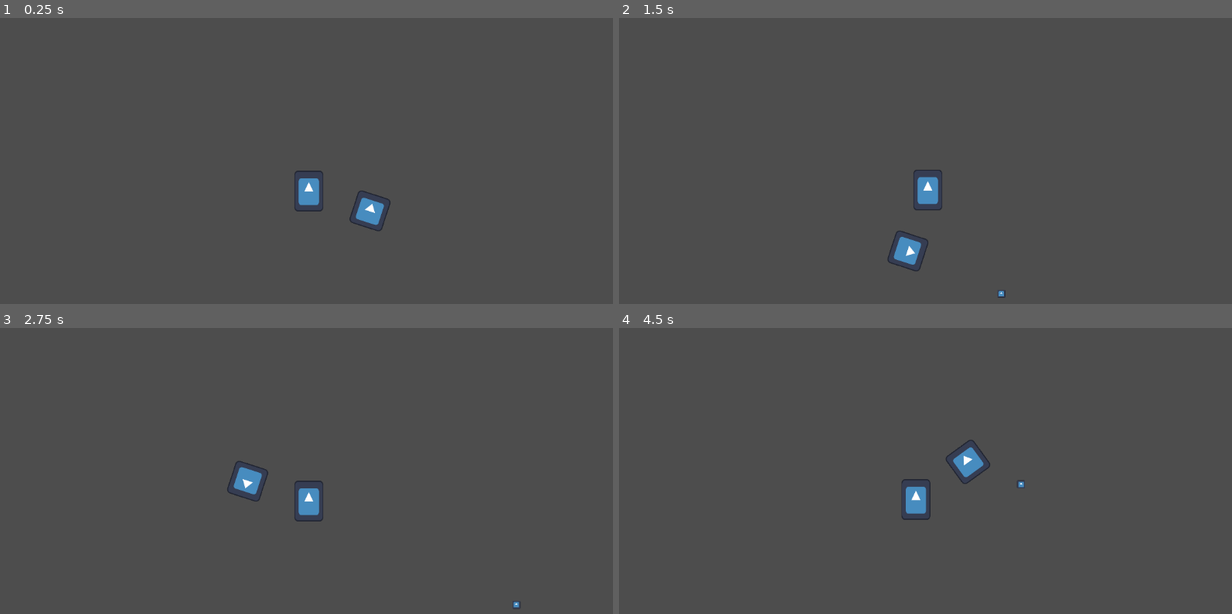
Above: before the commit, frames 1-4 (two rows, left to right).
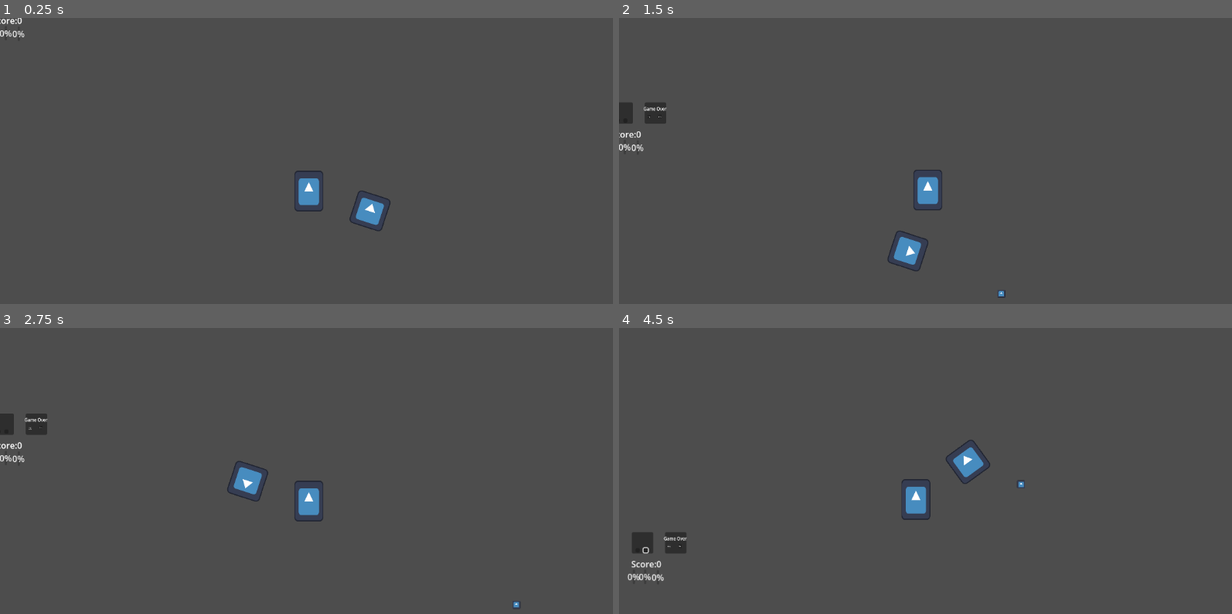
Above: after the commit, the same moments.

Repository: ACristoff/strangecompanion
Game: Godot game, scene res://game/manager.tscn
Same seed, same stepped clock (60 frames per second), same inputs: the game is played once before the commit and once after it. The engine's default icon, where the game draws it, is replaced by a stand-in: a white triangle on a blue panel in a dark square.
Inputs (mouse positions are in pixels of both pictures, inside the frame that each line leads up to):
- Up to frame 1 (0.25 s): no input
- Up to frame 2 (1.5 s): hold Up (ui_up) 0.53-1.25 s; click (649, 100) at 1.25 s, where only the run after the commit has a clickable "Retry"
- Up to frame 3 (2.75 s): click (30, 428) at 2 s, where only the run after the commit has a clickable "Retry"
- Up to frame 4 (4.5 s): click (649, 428) at 2.75 s, where only the run after the commit has a clickable "Retry"; hold Up (ui_up) 3.53-4.28 s; hold Left (ui_left) from 4.28 s (still down)

The runs differ from the first frame. In frame 1, 0.1% of the frame differs, in the area x 0-5%, y 0-7%; in frame 2, 0.5%; in frame 3, 0.5%; in frame 4, 0.6%, in the area x 1-12%, y 71-89%.

Commit message:
Menu scene added

Diff:
--- /dev/null
+++ b/MenuUIScript.gd
@@ -0,0 +1 @@
+extends Control
--- /dev/null
+++ b/game/UI/menu_ui.tscn
@@ -0,0 +1,35 @@
+[gd_scene load_steps=2 format=3 uid="uid://cts2i6hwuhqif"]
+
+[ext_resource type="Script" path="res://MenuUIScript.gd" id="1_podqg"]
+
+[node name="MenuUI" type="Control"]
+layout_mode = 3
+anchors_preset = 0
+offset_right = 40.0
+offset_bottom = 40.0
+script = ExtResource("1_podqg")
+
+[node name="TitleLable" type="Label" parent="."]
+layout_mode = 0
+offset_left = 451.0
+offset_top = -1.0
+offset_right = 539.0
+offset_bottom = 22.0
+text = "Main Menu
+"
+
+[node name="StartButton" type="Button" parent="TitleLable"]
+layout_mode = 0
+offset_left = -17.0
+offset_top = 26.0
+offset_right = -9.0
+offset_bottom = 34.0
+scale = Vector2(6.5374, 3.20379)
+
+[node name="QuitButton" type="Button" parent="TitleLable"]
+layout_mode = 0
+offset_left = 51.0
+offset_top = 24.0
+offset_right = 59.0
+offset_bottom = 32.0
+scale = Vector2(7.31366, 3.19765)
--- a/game/UI/ui_root.tscn
+++ b/game/UI/ui_root.tscn
@@ -15,3 +15,84 @@
 layout_mode = 0
 offset_right = 40.0
 offset_bottom = 23.0
+text = "Score:0"
+
+[node name="EssenceMeter_1" type="ProgressBar" parent="."]
+layout_mode = 0
+offset_left = 3.0
+offset_top = 22.0
+offset_right = 7.0
+offset_bottom = 49.0
+
+[node name="EssenceMeter_2" type="ProgressBar" parent="."]
+layout_mode = 0
+offset_left = 48.0
+offset_top = 23.0
+offset_right = 52.0
+offset_bottom = 50.0
+
+[node name="EssenseMeter_3" type="ProgressBar" parent="."]
+layout_mode = 0
+offset_left = 24.0
+offset_top = 22.0
+offset_right = 28.0
+offset_bottom = 49.0
+
+[node name="MainMenu" type="Panel" parent="."]
+layout_mode = 0
+offset_left = 1.0
+offset_top = -48.0
+offset_right = 41.0
+offset_bottom = -8.0
+
+[node name="StartButton" type="Button" parent="MainMenu"]
+layout_mode = 0
+offset_left = 7.0
+offset_top = 30.0
+offset_right = 15.0
+offset_bottom = 38.0
+
+[node name="Quit" type="Button" parent="MainMenu"]
+layout_mode = 0
+offset_left = 22.0
+offset_top = 30.0
+offset_right = 30.0
+offset_bottom = 38.0
+
+[node name="FailStateMenu" type="Panel" parent="."]
+layout_mode = 0
+offset_left = 63.0
+offset_top = -48.0
+offset_right = 103.0
+offset_bottom = -8.0
+
+[node name="GameOverLabel" type="Label" parent="FailStateMenu"]
+layout_mode = 1
+anchors_preset = -1
+anchor_right = 2.084
+anchor_bottom = 0.5
+offset_left = -2.0
+offset_top = 5.0
+offset_right = 1.64
+offset_bottom = 8.0
+scale = Vector2(0.489047, 0.581413)
+text = "Game Over"
+
+[node name="RetryButton" type="Button" parent="FailStateMenu"]
+layout_mode = 0
+offset_left = 5.0
+offset_top = 24.0
+offset_right = 55.0
+offset_bottom = 55.0
+scale = Vector2(0.112966, 0.177082)
+text = "Retry"
+
+[node name="QuitButton" type="Button" parent="FailStateMenu"]
+layout_mode = 0
+offset_left = 25.0
+offset_top = 23.0
+offset_right = 67.0
+offset_bottom = 54.0
+scale = Vector2(0.148003, 0.207568)
+text = "Quit
+"
